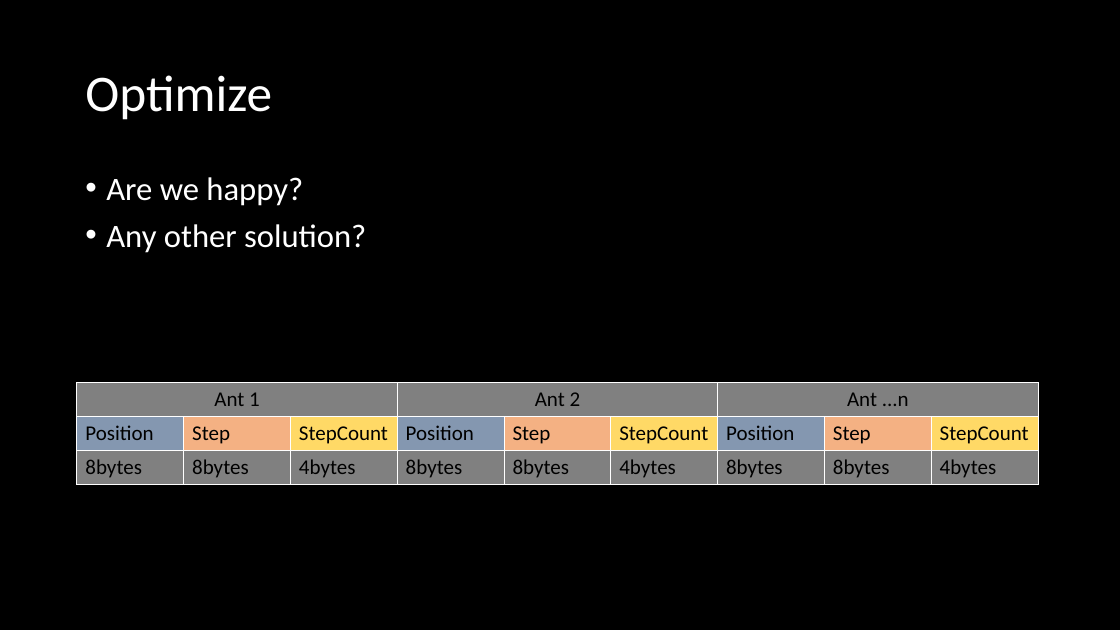
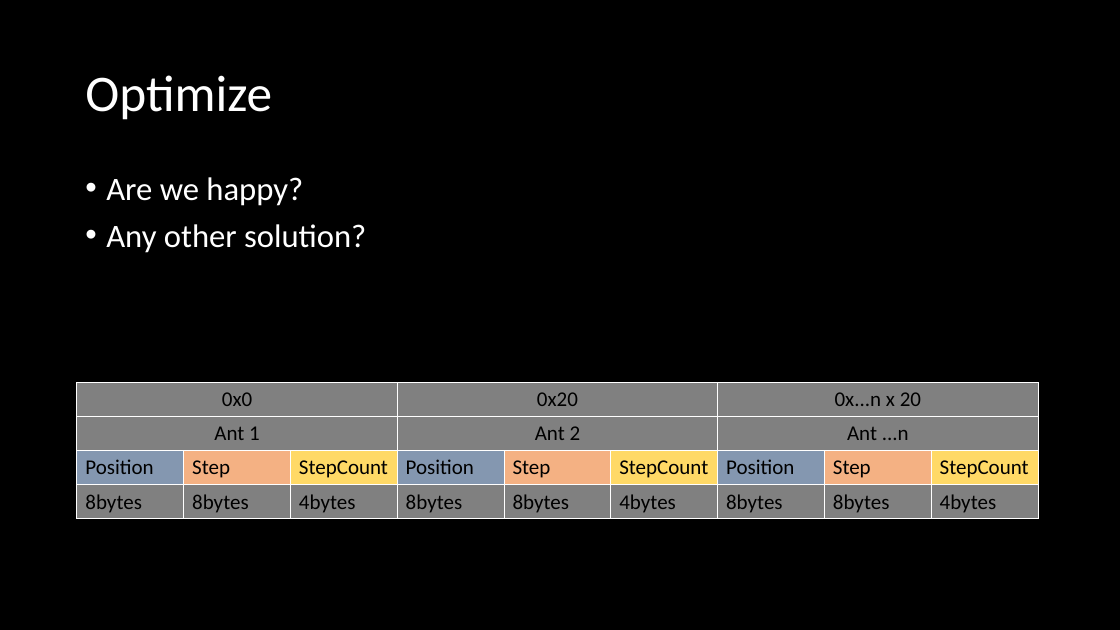
Before and after one commit to omidshahbazi/DODSample, a slide deck: slide 6 of Presentation/Presentation.pptx. Drawn at 1120x630 pixels with LibreOffice and Linux fonts; fonts in the diff are those of the drawing. Boxes give left, top, right and bottom in pixels: in the first picture for what was removed or moved away, otherwise in the second. Text is boxed around its words. In the diff, an @@ line names an element or a change of style, - is before the commit and + after.

```diff
--- a/Presentation/Presentation.pptx
+++ b/Presentation/Presentation.pptx
@@ table at (77, 383, 1038, 519) @@
+row 1: 0x0 |  |  | 0x20 |  |  | 0x...n x 20 |  | 
```
Also in this commit, not shown: 4 other slides changed, 3 other files.
